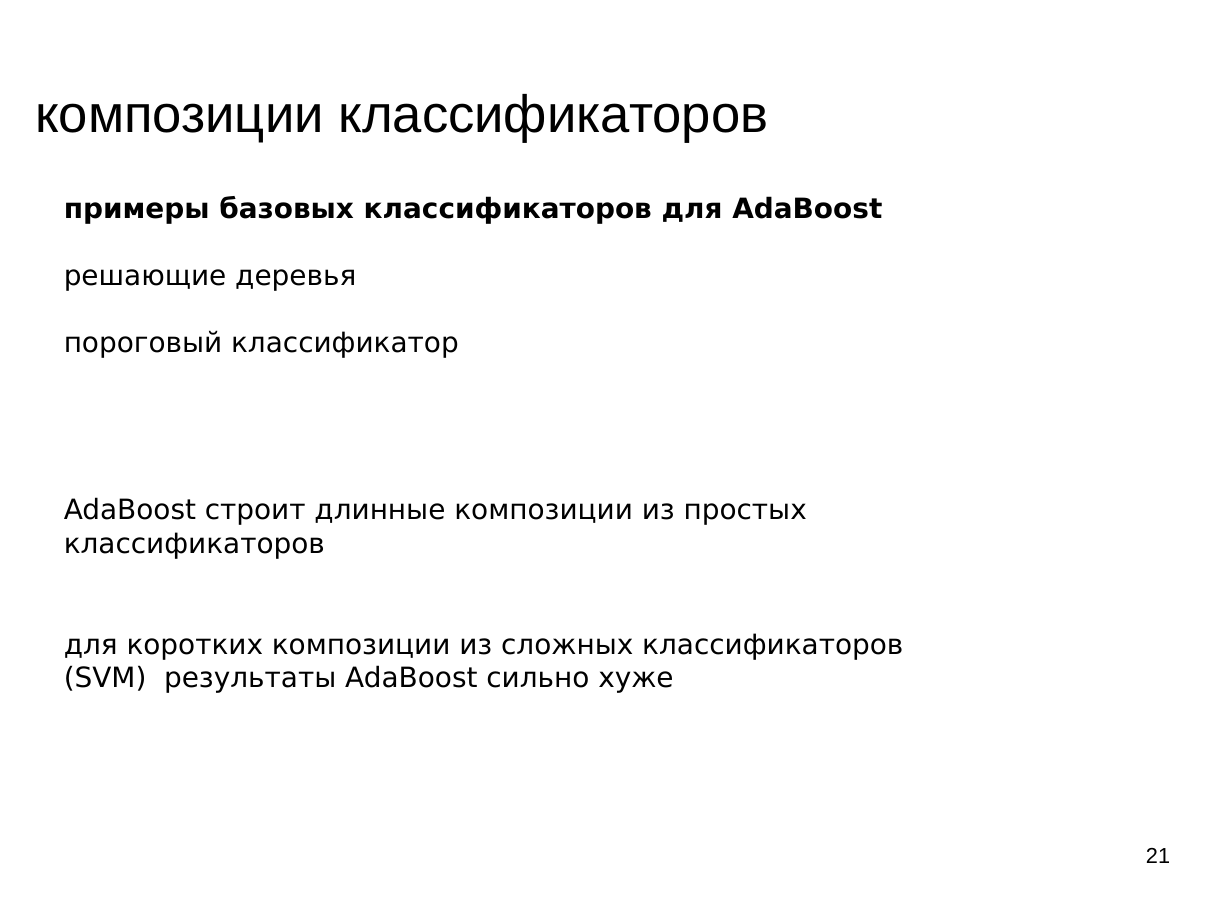
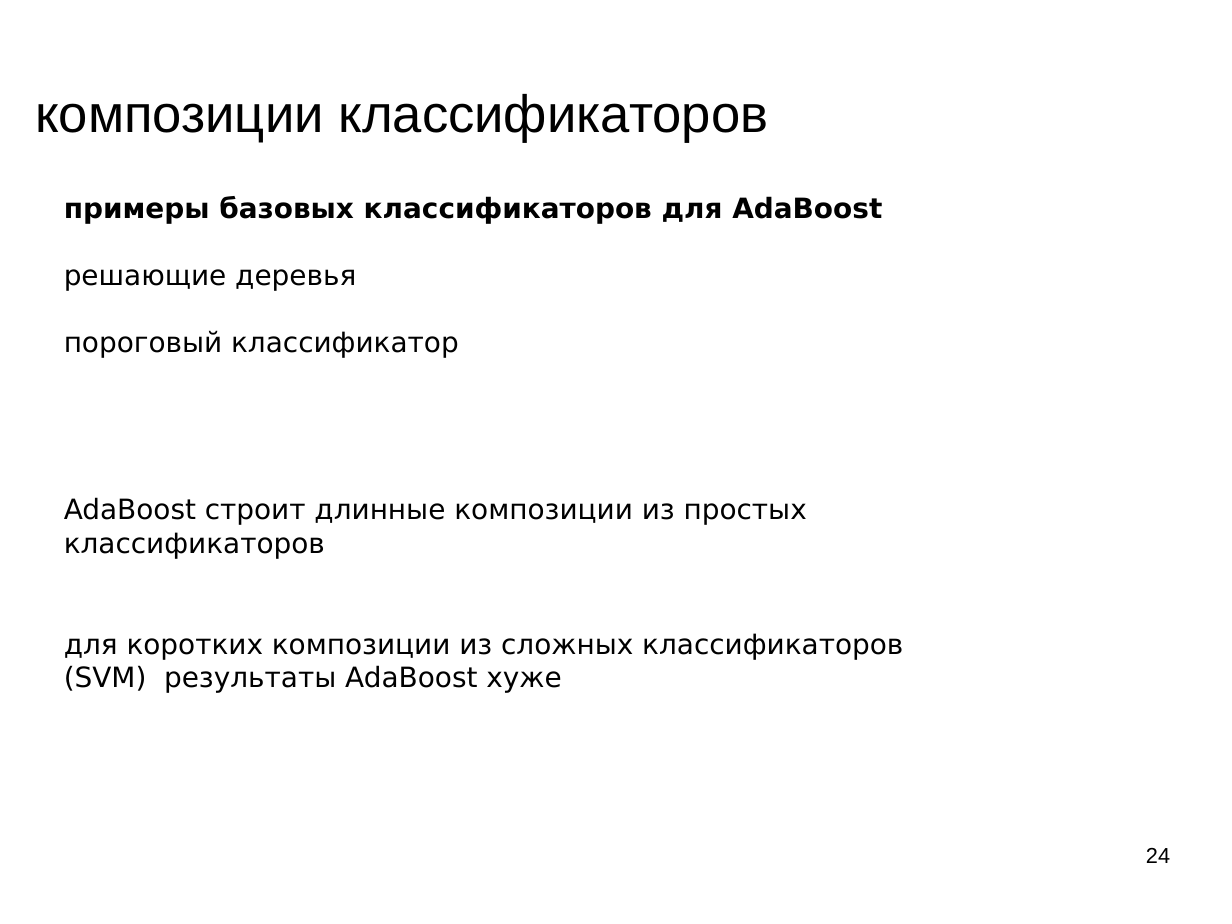
Before and after one commit to mechanoid5/ml_lectorium_legacy, a slide deck: slide 24 of 13-boost.odp (slide 21 before the commit). Drawn at 1232x924 pixels with LibreOffice and Linux fonts; fonts in the diff are those of the drawing; background and template pictures are left out. Boxes give left, top, right and bottom in pixels: in the first picture for what was removed or moved away, otherwise in the second. Text is boxed around its words. In the diff, an @@ line names an element or a change of style, - is before the commit and + after.

```diff
--- a/13-boost.odp
+++ b/13-boost.odp
@@ text at [64,633,903,693]: text changed @@
-для коротких композиции из сложных классификаторов (SVM) результаты AdaBoost сильно хуже
+для коротких композиции из сложных классификаторов (SVM) результаты AdaBoost хуже
@@ page number at [1146,848,1170,863]: text changed @@
-21
+24
```
Also in this commit, not shown: 1 other slide changed, 3 slides added, 3 other files.
